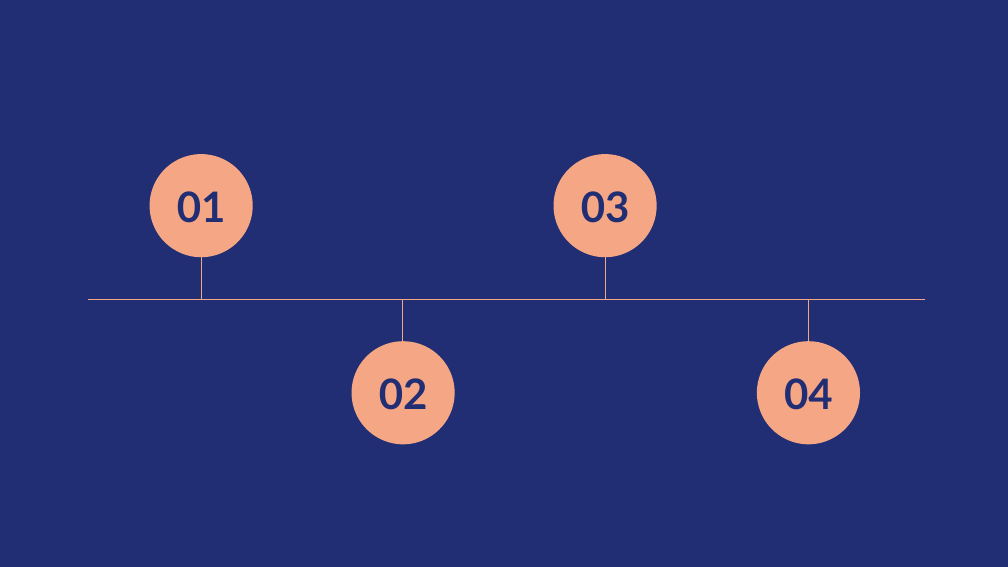
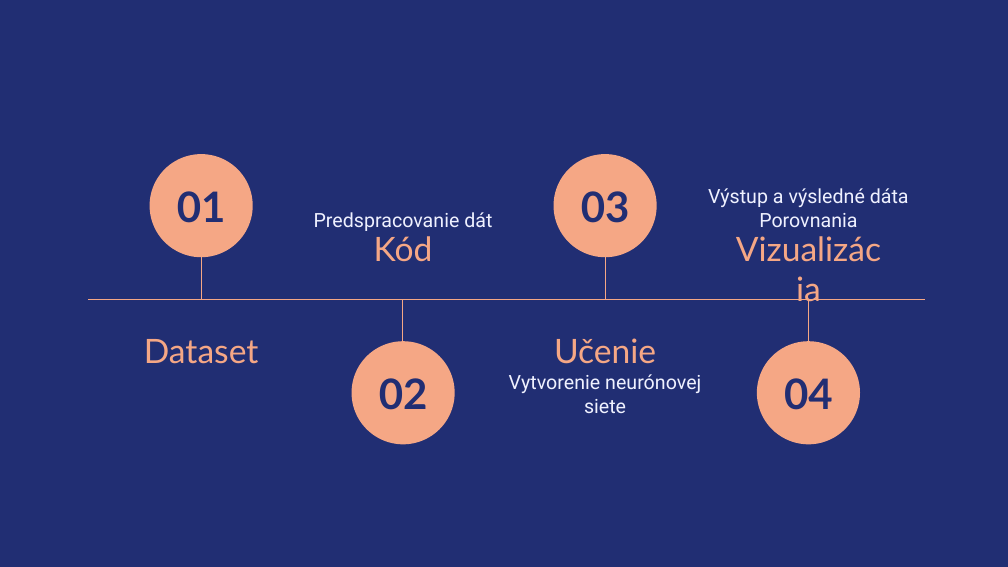
Before and after one commit to ksteflovic/NN_Covid-19_Predictions, a slide deck: slide 3 of docs/custom/coronavirus_disease_presentation.pptx (slide 19 before the commit). Drawn at 1008x567 pixels with LibreOffice and Linux fonts; fonts in the diff are those of the drawing. Boxes give left, top, right and bottom in pixels: in the first picture for what was removed or moved away, otherwise in the second. Text is boxed around its words. In the diff, an @@ line names an element or a change of style, - is before the commit and + after.

```diff
--- a/docs/custom/coronavirus_disease_presentation.pptx
+++ b/docs/custom/coronavirus_disease_presentation.pptx
@@ subtitle added at (x1=708, y1=188, x2=909, y2=227), 14 pt, text #EFF1FF @@
+Výstup a výsledné dáta
+Porovnania
@@ subtitle added at (x1=314, y1=212, x2=492, y2=231), 14 pt, text #EFF1FF @@
+Predspracovanie dát
@@ title added at (x1=374, y1=236, x2=433, y2=262), 24 pt, text #F5A785 @@
+Kód
@@ title added at (x1=723, y1=218, x2=895, y2=265), 24 pt, text #F5A785 @@
+Vizualizácia
@@ title added at (x1=144, y1=339, x2=259, y2=364), 24 pt, text #F5A785 @@
+Dataset
@@ title added at (x1=554, y1=338, x2=656, y2=364), 24 pt, text #F5A785 @@
+Učenie
@@ subtitle added at (x1=509, y1=374, x2=701, y2=413), 14 pt, text #EFF1FF @@
+Vytvorenie neurónovej siete
```
Also in this commit, not shown: 4 other slides changed, 12 slides added, 18 slides removed, 1 other file.
